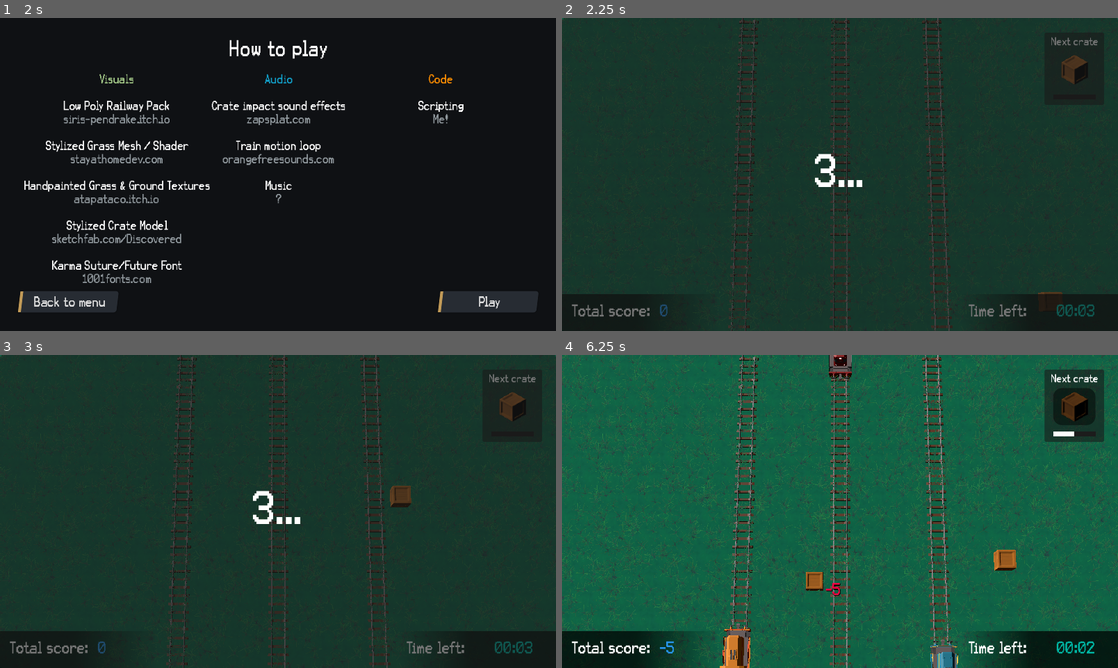
Above: before the commit, frames 1-4 (two rows, left to right).
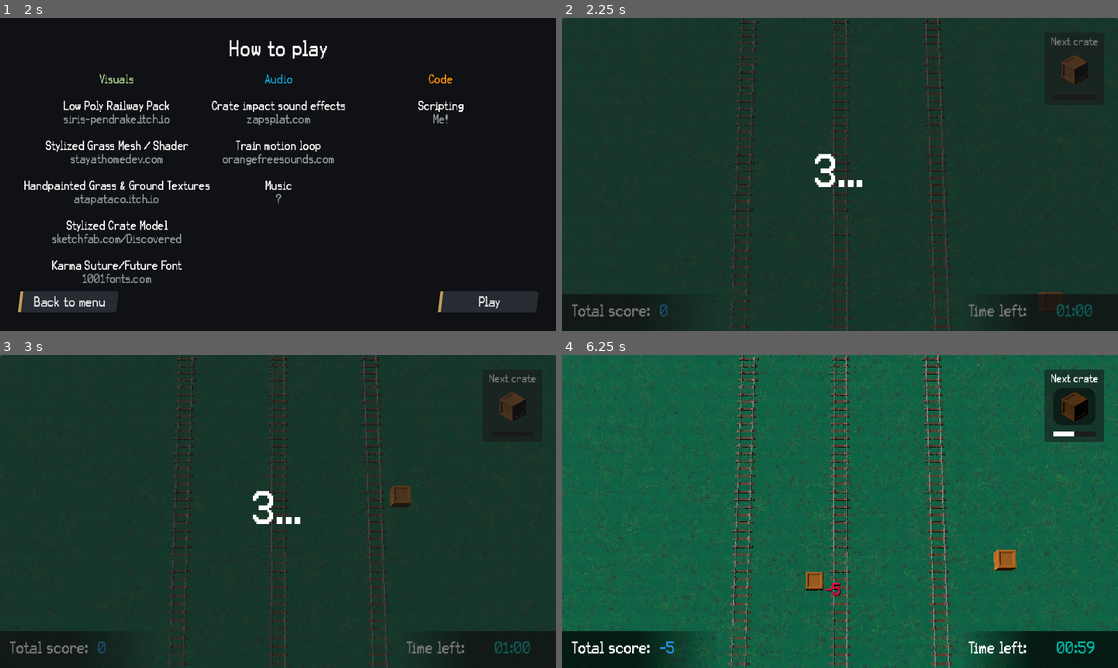
Above: after the commit, the same moments.

Repository: Riari/gwj-july-2023
Game: Godot game, scene res://scenes/main-menu.tscn
The game is run twice, just before and just after one commit, with the same random seed, the same clock (stepped at 60 frames per second) and the same inputs.
Inputs (mouse positions are in pixels of both pictures, inside the frame that each line leads up to):
- Up to frame 1 (2 s): click "Play" at 0.5 s; click "Play" at 1.25 s
- Up to frame 2 (2.25 s): click "Play" at 2 s
- Up to frame 3 (3 s): tap Enter at 2.75 s; move the mouse to (400, 495) at 2.77 s; click (400, 495) at 2.92 s
- Up to frame 4 (6.25 s): tap Space at 3.5 s; move the mouse to (728, 527) at 3.52 s; click (728, 527) at 3.67 s; move the mouse to (895, 442) at 4.27 s; click (895, 442) at 4.42 s; tap Enter at 5 s; move the mouse to (812, 574) at 5.02 s; click (812, 574) at 5.17 s; move the mouse to (1006, 558) at 5.77 s; click (1006, 558) at 5.92 s

Frame 1 is identical in both runs. In frame 2, 0.1% of the frame differs, in the area x 90-96%, y 91-96%; in frame 3, 0.1%; in frame 4, 1.3%, in the area x 28-96%, y 0-100%.

Commit message:
Expand and tune levels

Diff:
--- a/scenes/ingame/levels/1.tscn
+++ b/scenes/ingame/levels/1.tscn
@@ -9,7 +9,7 @@
 scene_next_level = ExtResource("2_kgfc2")
 
 [node name="Level" parent="." instance=ExtResource("1_xdci6")]
-time_limit = 3
+time_limit = 60
 
 [connection signal="request_continue" from="Level" to="." method="on_request_continue"]
 [connection signal="request_exit" from="Level" to="." method="on_request_exit"]
--- a/scenes/ingame/levels/2.tscn
+++ b/scenes/ingame/levels/2.tscn
@@ -1,13 +1,14 @@
-[gd_scene load_steps=3 format=3 uid="uid://b1oo0nd14qaln"]
+[gd_scene load_steps=4 format=3 uid="uid://b1oo0nd14qaln"]
 
 [ext_resource type="PackedScene" uid="uid://cgee46s1d1s1o" path="res://scenes/ingame/level.tscn" id="1_74mfn"]
 [ext_resource type="Script" path="res://scripts/level-container.gd" id="1_lt73s"]
+[ext_resource type="PackedScene" uid="uid://b6sc7kit83d0" path="res://scenes/ingame/levels/3.tscn" id="2_77jc2"]
 
 [node name="2" type="Node3D"]
 script = ExtResource("1_lt73s")
+scene_next_level = ExtResource("2_77jc2")
 
 [node name="Level" parent="." instance=ExtResource("1_74mfn")]
-continue_enabled = false
 track_count = 5
 
 [connection signal="request_exit" from="Level" to="." method="on_request_exit"]
--- /dev/null
+++ b/scenes/ingame/levels/3.tscn
@@ -0,0 +1,16 @@
+[gd_scene load_steps=3 format=3 uid="uid://b6sc7kit83d0"]
+
+[ext_resource type="Script" path="res://scripts/level-container.gd" id="1_1ftsm"]
+[ext_resource type="PackedScene" uid="uid://cgee46s1d1s1o" path="res://scenes/ingame/level.tscn" id="2_ax2eb"]
+
+[node name="3" type="Node3D"]
+script = ExtResource("1_1ftsm")
+
+[node name="Level" parent="." instance=ExtResource("2_ax2eb")]
+continue_enabled = false
+train_spawn_interval_min = 10
+train_spawn_interval_max = 15
+train_speed = 12.0
+
+[connection signal="request_exit" from="Level" to="." method="on_request_exit"]
+[connection signal="request_try_again" from="Level" to="." method="on_request_try_again"]
--- a/scenes/ingame/ui/hud.tscn
+++ b/scenes/ingame/ui/hud.tscn
@@ -64,7 +64,7 @@
 anchor_bottom = 1.0
 grow_horizontal = 2
 grow_vertical = 2
-mouse_filter = 1
+mouse_filter = 2
 theme = ExtResource("1_vpm3y")
 script = ExtResource("1_ilyqu")
 
@@ -99,6 +99,7 @@
 offset_top = 14.0
 offset_right = 157.0
 offset_bottom = 48.0
+mouse_filter = 2
 theme_override_font_sizes/bold_font_size = 24
 bbcode_enabled = true
 text = "[b]Total score:[/b]"
@@ -109,6 +110,7 @@
 offset_top = 14.0
 offset_right = 309.0
 offset_bottom = 48.0
+mouse_filter = 2
 theme_override_colors/default_color = Color(0.152941, 0.584314, 0.92549, 1)
 theme_override_font_sizes/normal_font_size = 24
 theme_override_font_sizes/bold_font_size = 24
@@ -219,6 +221,7 @@
 offset_top = 14.0
 offset_right = 157.0
 offset_bottom = 48.0
+mouse_filter = 2
 theme_override_font_sizes/bold_font_size = 24
 bbcode_enabled = true
 text = "[b]Time left:[/b]"
@@ -229,6 +232,7 @@
 offset_top = 14.0
 offset_right = 251.0
 offset_bottom = 48.0
+mouse_filter = 2
 theme_override_colors/default_color = Color(0, 0.713726, 0.643137, 1)
 theme_override_font_sizes/normal_font_size = 24
 theme_override_font_sizes/bold_font_size = 24
@@ -265,6 +269,7 @@
 
 [node name="LevelEndOverlay" type="Panel" parent="."]
 process_mode = 3
+visible = false
 layout_mode = 1
 anchors_preset = 15
 anchor_right = 1.0
--- a/scripts/score-manager.gd
+++ b/scripts/score-manager.gd
@@ -36,12 +36,12 @@
 	points_scored.emit(points_to_award, position, combo)
 	total_score_updated.emit(total_score)
 
-	if total_score >= medals["bronze"]:
-		medal_won.emit(Globals.Medal.BRONZE)
+	if total_score >= medals["gold"]:
+		medal_won.emit(Globals.Medal.GOLD)
 	elif total_score >= medals["silver"]:
 		medal_won.emit(Globals.Medal.SILVER)
-	elif total_score >= medals["gold"]:
-		medal_won.emit(Globals.Medal.GOLD)
+	elif total_score >= medals["bronze"]:
+		medal_won.emit(Globals.Medal.BRONZE)
 
 func increment_stat(stat: String):
 	stats[stat] += 1
--- a/scripts/track.gd
+++ b/scripts/track.gd
@@ -4,6 +4,7 @@
 @export var train_scene: PackedScene = preload("res://scenes/ingame/objects/train.tscn")
 
 var has_spawned = false
+var is_delay_after_initial_spawn_active = false
 var spawn_mode: int
 var spawn_colour: Globals.Colour
 var spawn_initial_interval_min: int
@@ -42,6 +43,16 @@
 	spawn_timer.paused = false
 	var interval_min = spawn_interval_min if has_spawned else spawn_initial_interval_min
 	var interval_max = spawn_interval_max if has_spawned else spawn_initial_interval_max
+
+	if not has_spawned:
+		is_delay_after_initial_spawn_active = true
+
+	# Workaround to prevent overlapping trains after the shorter initial wait
+	if is_delay_after_initial_spawn_active:
+		interval_min += 3
+		interval_max += 3
+		is_delay_after_initial_spawn_active = false
+
 	spawn_timer.wait_time = float(rng.randf_range(interval_min, interval_max))
 	spawn_timer.start()
 
